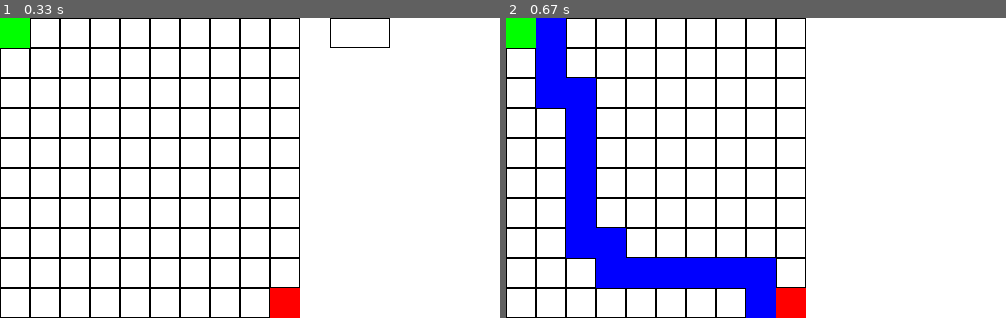
Above: before the commit, frames 1-2 (left to right).
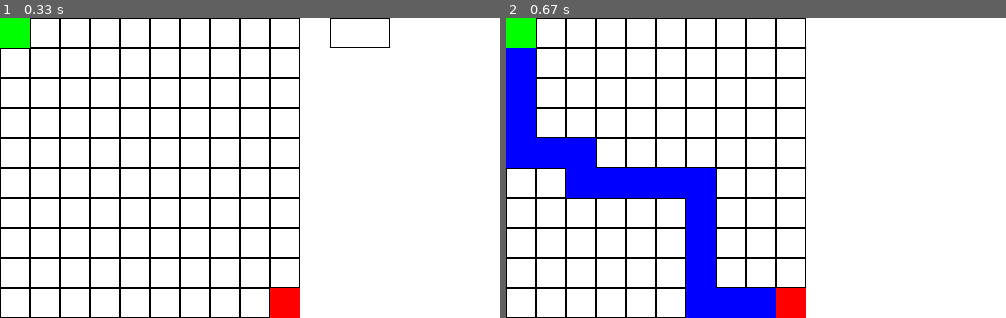
Above: after the commit, the same moments.

Repository: satisf/td_pygame
Game: pygame game, started from game/game.py
Same seed, same stepped clock (60 frames per second), same inputs: the game is played once before the commit and once after it.
Inputs (mouse positions are in pixels of both pictures, inside the frame that each line leads up to):
- Up to frame 1 (0.33 s): no input
- Up to frame 2 (0.67 s): click (866, 33) at 0.38 s

Frame 1 is identical in both runs. In frame 2, 16% of the frame differs, in the area x 0-54%, y 0-100%.

Commit message:
refactoring

Diff:
--- a/game/pathfinding.py
+++ b/game/pathfinding.py
@@ -1,22 +1,21 @@
 from position import Position
-from tile import Tile
 from config import *
 
 
-def calculate_neighbours(tile, map):
+def calculate_neighbours(tile, map_tiles):
     neighbours = []
     if 0 <= tile.position.x - 1:
-        if map[tile.position.x - 1][tile.position.y].typeTyle != WALL:
-            neighbours.append(map[tile.position.x - 1][tile.position.y])
+        if map_tiles[tile.position.x - 1][tile.position.y].typeTyle != WALL:
+            neighbours.append(map_tiles[tile.position.x - 1][tile.position.y])
     if tile.position.x + 1 < FIELD_SIZE:
-        if map[tile.position.x + 1][tile.position.y].typeTyle != WALL:
-            neighbours.append(map[tile.position.x + 1][tile.position.y])
+        if map_tiles[tile.position.x + 1][tile.position.y].typeTyle != WALL:
+            neighbours.append(map_tiles[tile.position.x + 1][tile.position.y])
     if 0 <= tile.position.y - 1:
-        if map[tile.position.x][tile.position.y - 1].typeTyle != WALL:
-            neighbours.append(map[tile.position.x][tile.position.y - 1])
+        if map_tiles[tile.position.x][tile.position.y - 1].typeTyle != WALL:
+            neighbours.append(map_tiles[tile.position.x][tile.position.y - 1])
     if tile.position.y + 1 < FIELD_SIZE:
-        if map[tile.position.x][tile.position.y + 1].typeTyle != WALL:
-            neighbours.append(map[tile.position.x][tile.position.y + 1])
+        if map_tiles[tile.position.x][tile.position.y + 1].typeTyle != WALL:
+            neighbours.append(map_tiles[tile.position.x][tile.position.y + 1])
     return neighbours
 
 
@@ -33,12 +32,14 @@
         current.change_type(PATH)
         current = current.parent
 
+
 def sort_by_estimate(tile):
     return tile.estimated_distance_to_end
 
-def find_path(map, start):
-    calculate_estimated_distance_to_end(map)
-    end = map[FIELD_SIZE - 1][FIELD_SIZE - 1]
+
+def find_path(map_tiles, start):
+    calculate_estimated_distance_to_end(map_tiles)
+    end = map_tiles[FIELD_SIZE - 1][FIELD_SIZE - 1]
 
     open = {start}
     closed = set()
@@ -51,7 +52,7 @@
             return
         open.remove(current)
         closed.add(current)
-        neighbours = calculate_neighbours(current, map)
+        neighbours = calculate_neighbours(current, map_tiles)
         for neighbour in neighbours:
             if neighbour in closed or neighbour in open:
                 continue
